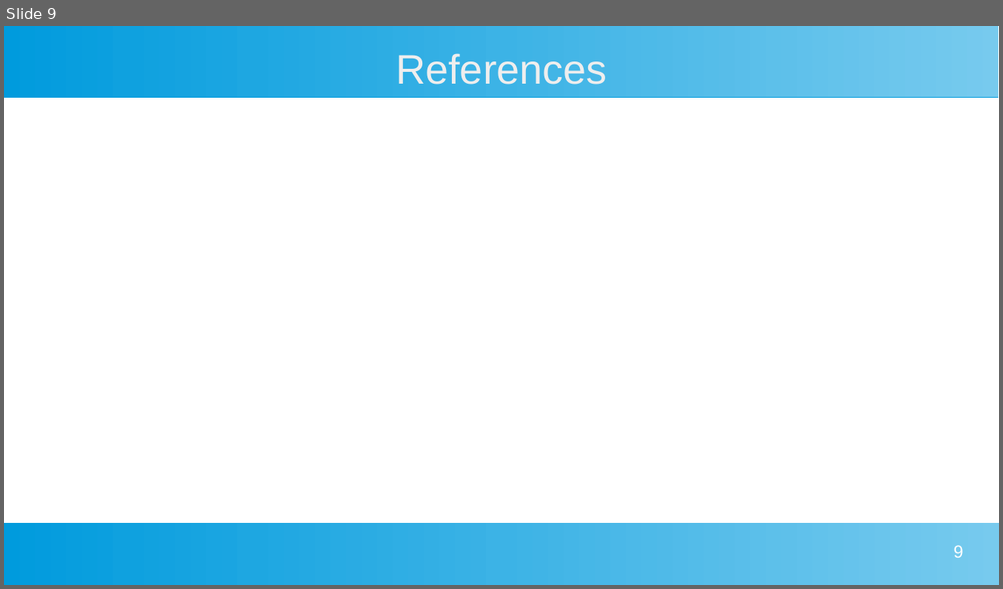
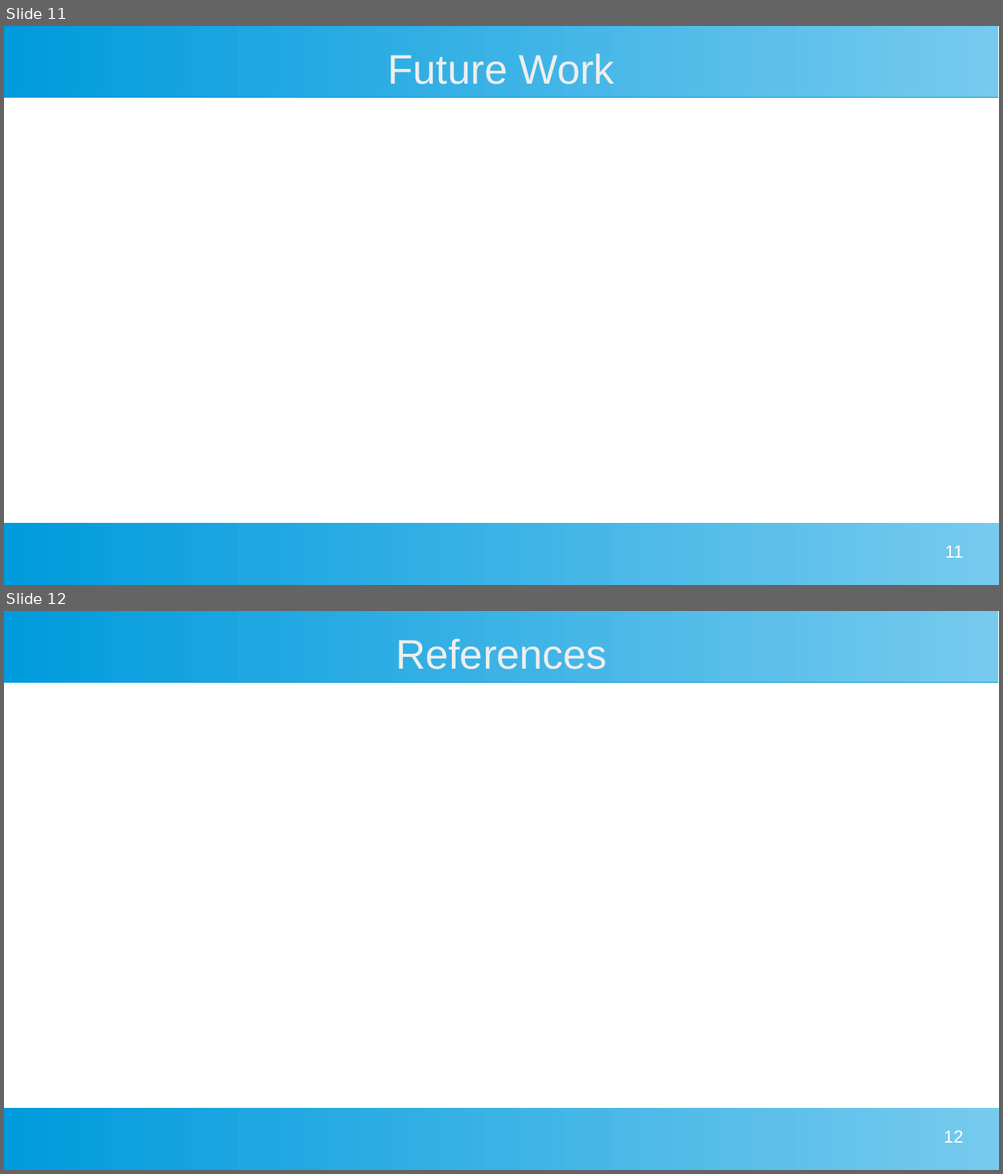
Before and after one commit to MarkS5001/GIXRD-Thesis, a slide deck: Thesis Defense Presentation.odp. Shown one above the other, each under a label of ours: slide 9 before the commit, slides 11 and 12 after it. The pictures are 1003x589 and 1003x1174 pixels, drawn with LibreOffice and Linux fonts; fonts in the diff are those of the drawing. Boxes give left, top, right and bottom in pixels: in the first picture for what was removed or moved away, otherwise in the second. Text is boxed around its words. In the diff, an @@ line names an element or a change of style, - is before the commit and + after.

```diff
--- a/Thesis Defense Presentation.odp
+++ b/Thesis Defense Presentation.odp
@@ slide 11 added at [4,26,999,585], background #FFFFFF; not listed: 2 template elements that a slide beside it also shows @@
@@ title added at [388,53,614,84], 33 pt, text #EEEEEE @@
+Future Work
@@ page number added at [945,545,963,558], 14 pt, text #FFFFFF @@
+11
@@ what was slide 9 is now slide 12 @@
@@ page number at [943,1130,962,1143]: text changed @@
-9
+12
```
Also in this commit, not shown: 4 slides changed, 3 other slides added, 1 slide removed.
